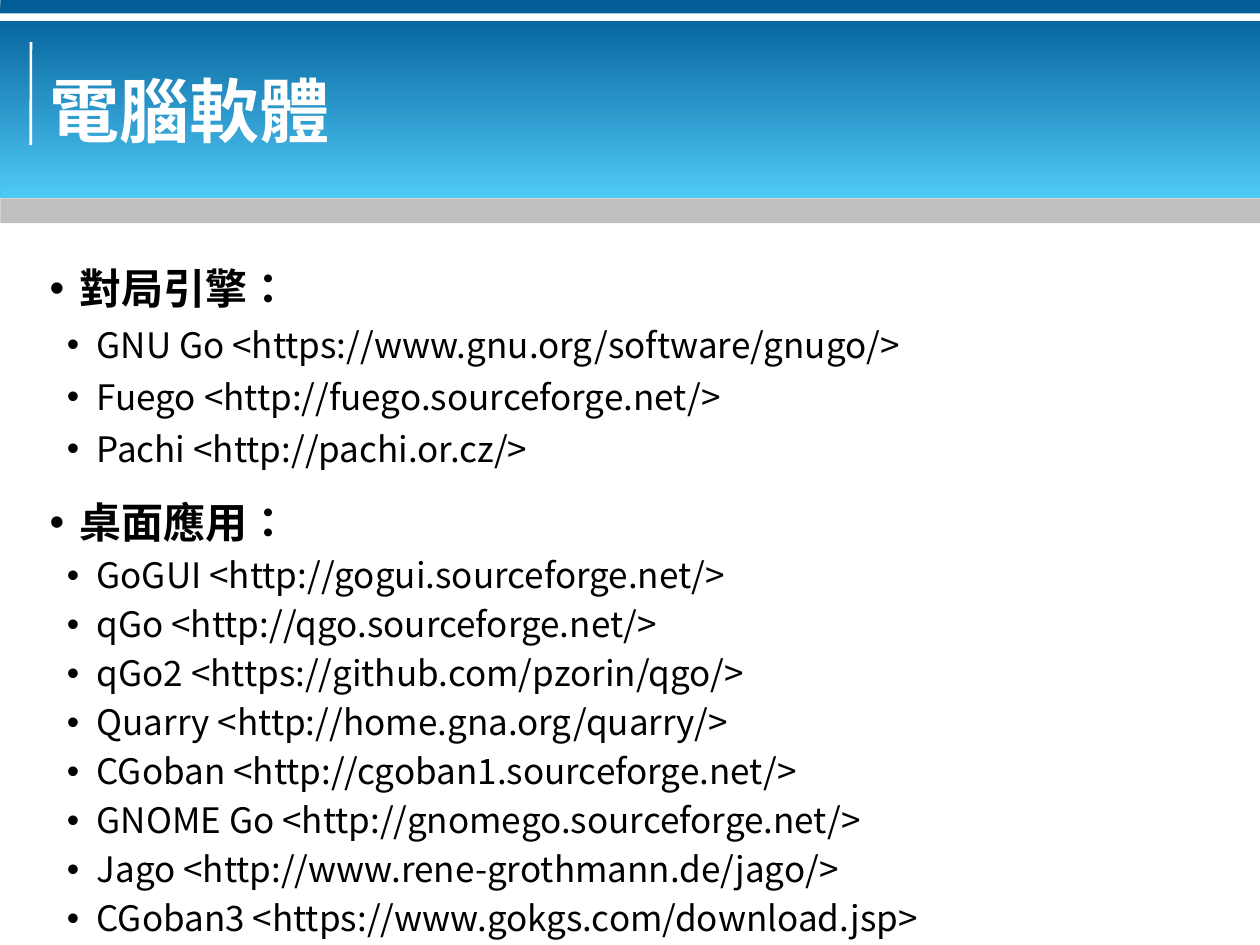
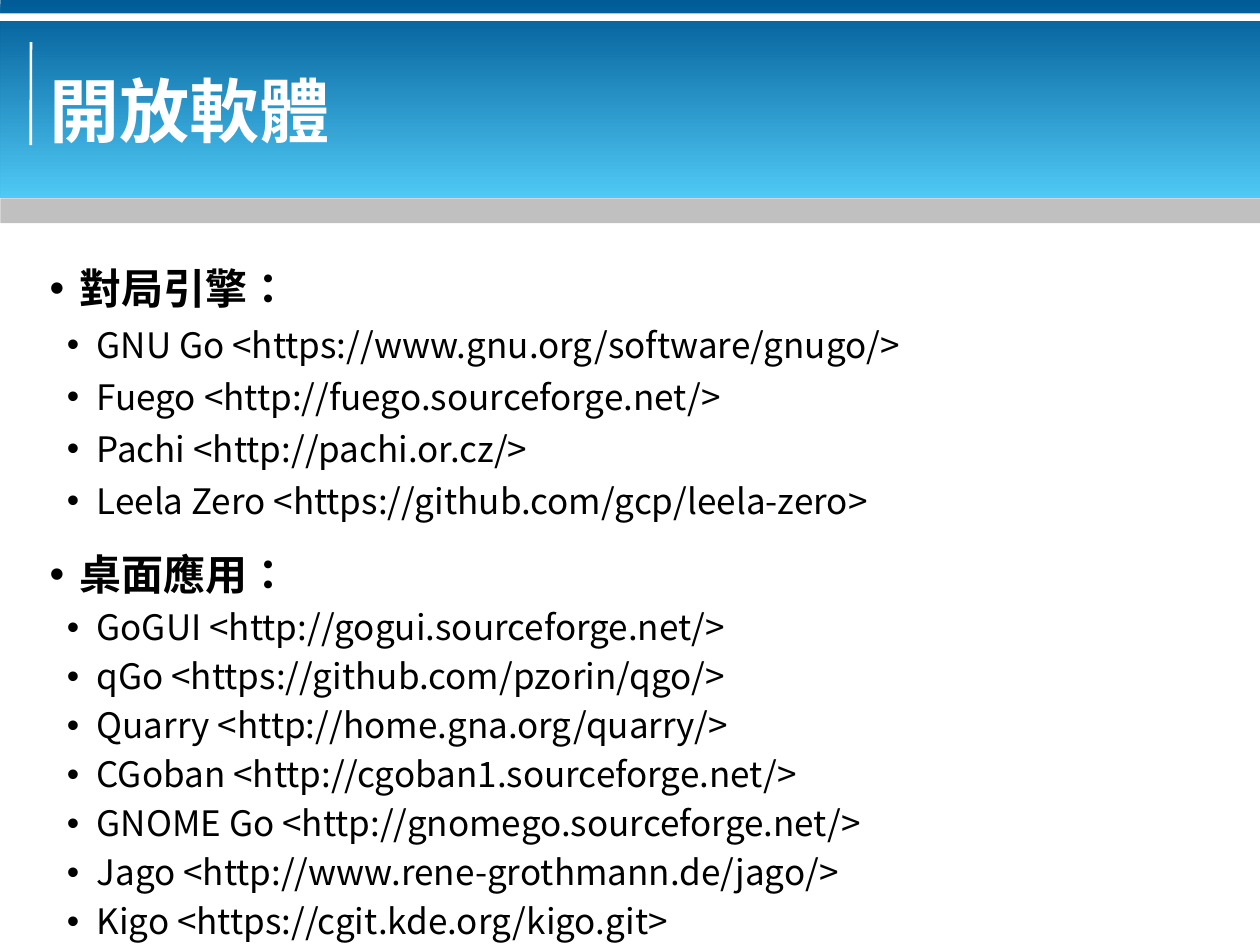
Before and after one commit to bluebat/.presentations, a slide deck: slide 6 of go-doorway.odp. Drawn at 1260x945 pixels with LibreOffice and Linux fonts; fonts in the diff are those of the drawing; background and template pictures are left out. Boxes give left, top, right and bottom in pixels: in the first picture for what was removed or moved away, otherwise in the second. Text is boxed around its words. In the diff, an @@ line names an element or a change of style, - is before the commit and + after.

```diff
--- a/go-doorway.odp
+++ b/go-doorway.odp
@@ title at (50,66,330,144): text changed @@
-電腦軟體
+開放軟體
@@ text at (97,486,868,523): paragraph added @@
+• Leela Zero <https://github.com/gcp/leela-zero>
@@ text at (97,661,725,698): text changed @@
-• qGo <http://qgo.sourceforge.net/>
-• qGo2 <https://github.com/pzorin/qgo/>
+• qGo <https://github.com/pzorin/qgo/>
@@ text at (97,906,667,943): paragraph added @@
+• Kigo <https://cgit.kde.org/kigo.git>
```
Also in this commit, not shown: 2 other slides changed, 1 other file.
